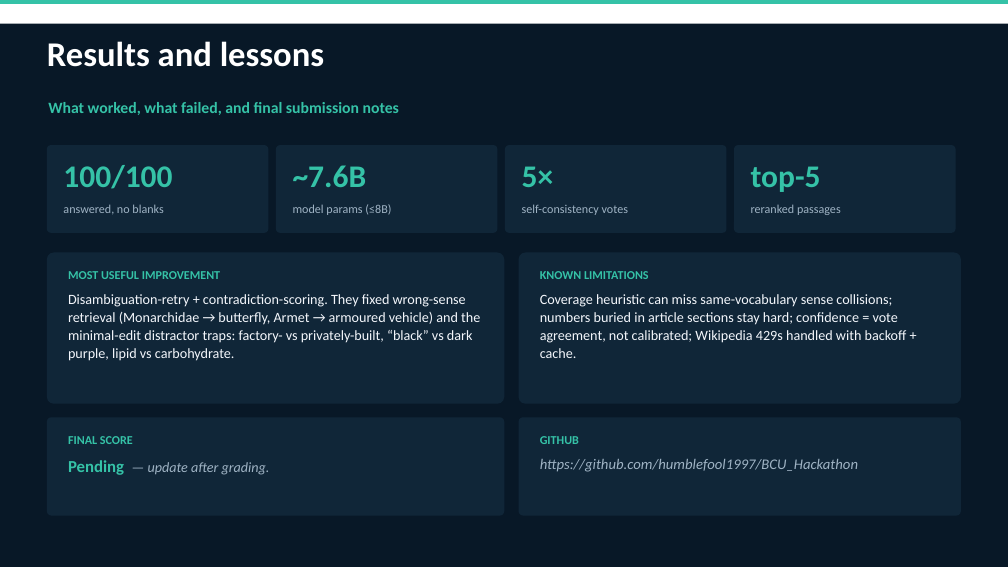
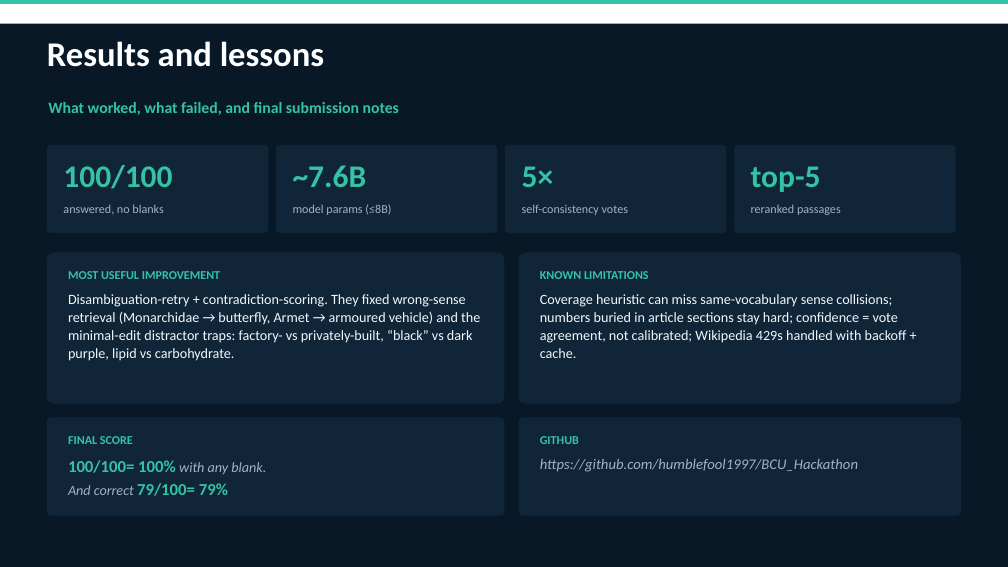
Before and after one commit to humblefool1997/BCU_Hackathon, a slide deck: slide 3 of MACINTOSH_presentation.pptx. Drawn at 1008x567 pixels with LibreOffice and Linux fonts; fonts in the diff are those of the drawing. Boxes give left, top, right and bottom in pixels: in the first picture for what was removed or moved away, otherwise in the second. Text is boxed around its words. In the diff, an @@ line names an element or a change of style, - is before the commit and + after.

Commit message:
Update MACINTOSH_presentation.pptx and remove temporary file

```diff
--- a/MACINTOSH_presentation.pptx
+++ b/MACINTOSH_presentation.pptx
@@ text at bbox=[68, 460, 266, 496]: text changed @@
-Pending — update after grading.
+100/100= 100% with any blank.
+And correct 79/100= 79%
```
Also in this commit, not shown: 1 other file.
